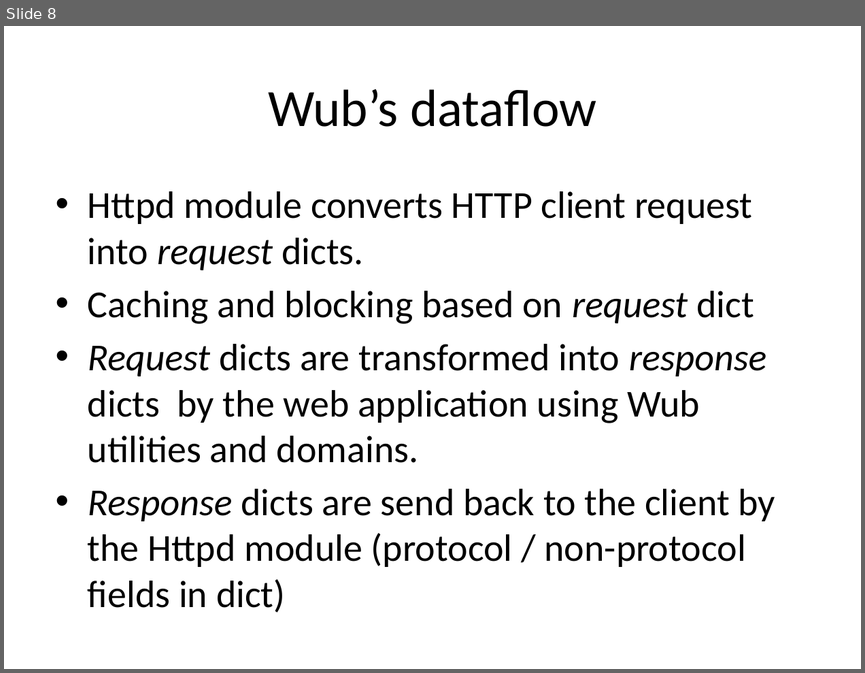
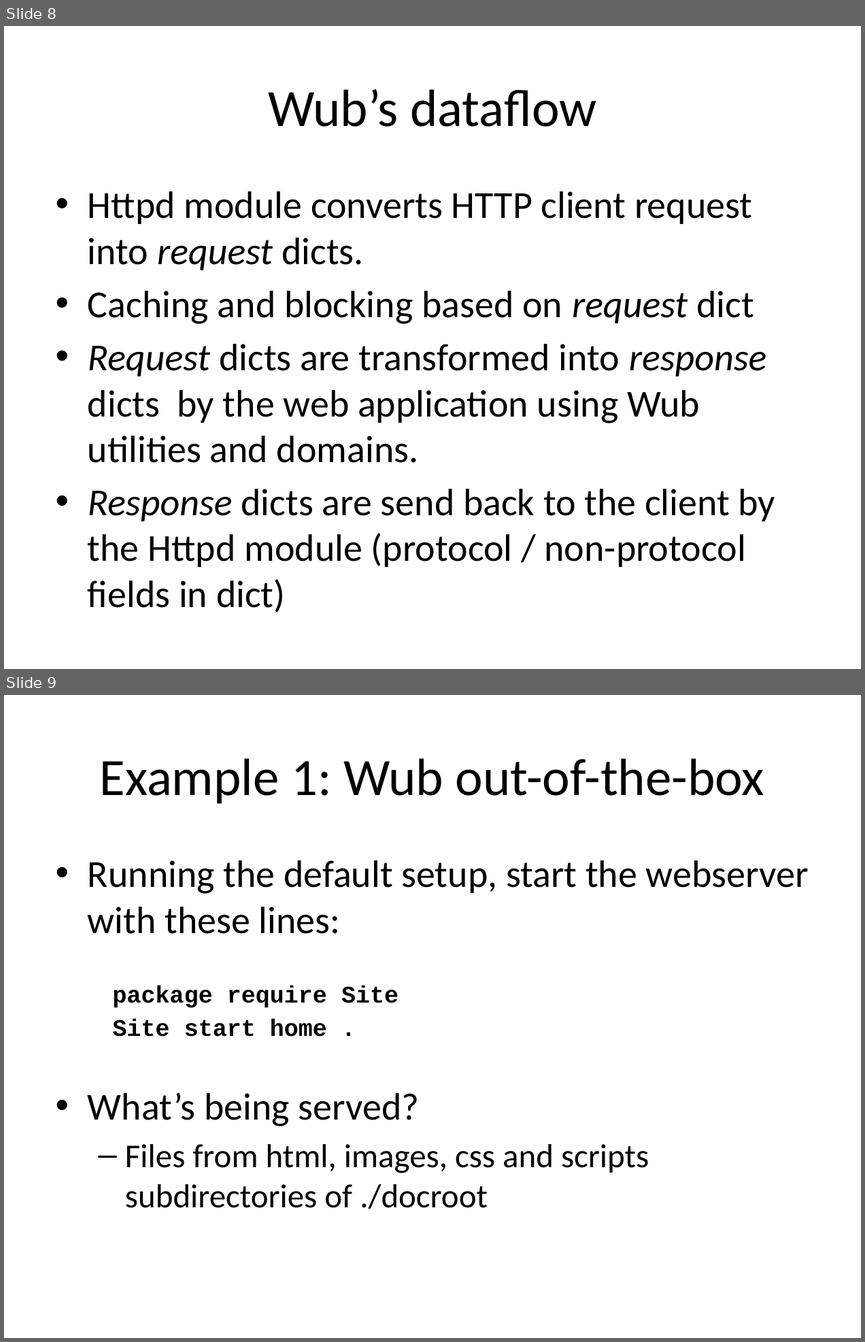
Before and after one commit to jdc8/wubwikit, a slide deck: wubexamples/Lets_Wub.pptx. Shown one above the other, each under a label of ours: slide 8 before the commit, slides 8 and 9 after it. The pictures are 865x673 and 865x1342 pixels, drawn with LibreOffice and Linux fonts; fonts in the diff are those of the drawing; background and template pictures are left out. Boxes give left, top, right and bottom in pixels: in the first picture for what was removed or moved away, otherwise in the second. Text is boxed around its words. In the diff, an @@ line names an element or a change of style, - is before the commit and + after.

```diff
--- a/wubexamples/Lets_Wub.pptx
+++ b/wubexamples/Lets_Wub.pptx
@@ slide 9 added at (4,695,861,1338), background #FFFFFF @@
@@ title added at (99,758,764,804), 44 pt, text #000000 @@
+Example 1: Wub out-of-the-box
@@ text added at (88,860,808,1208), 32 pt, text #000000 @@
+• Running the default setup, start the webserver with these lines:
+package require Site
+Site start home .
+• What’s being served?
+  – Files from html, images, css and scripts subdirectories of ./docroot
```
Also in this commit, not shown: 5 other slides added.
